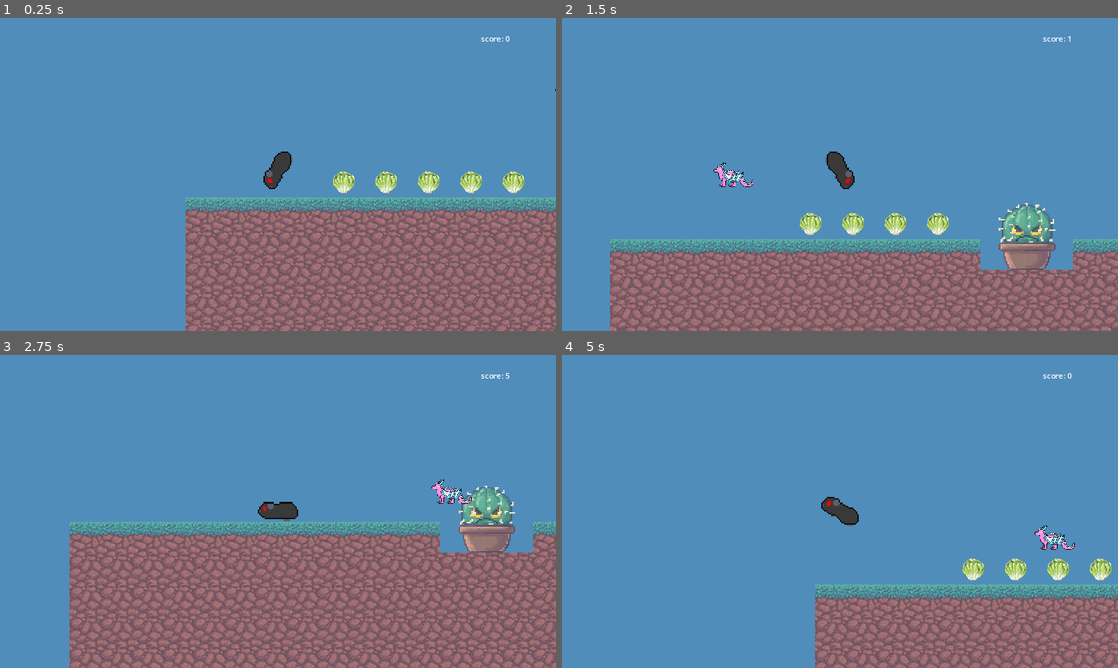
Above: before the commit, frames 1-4 (two rows, left to right).
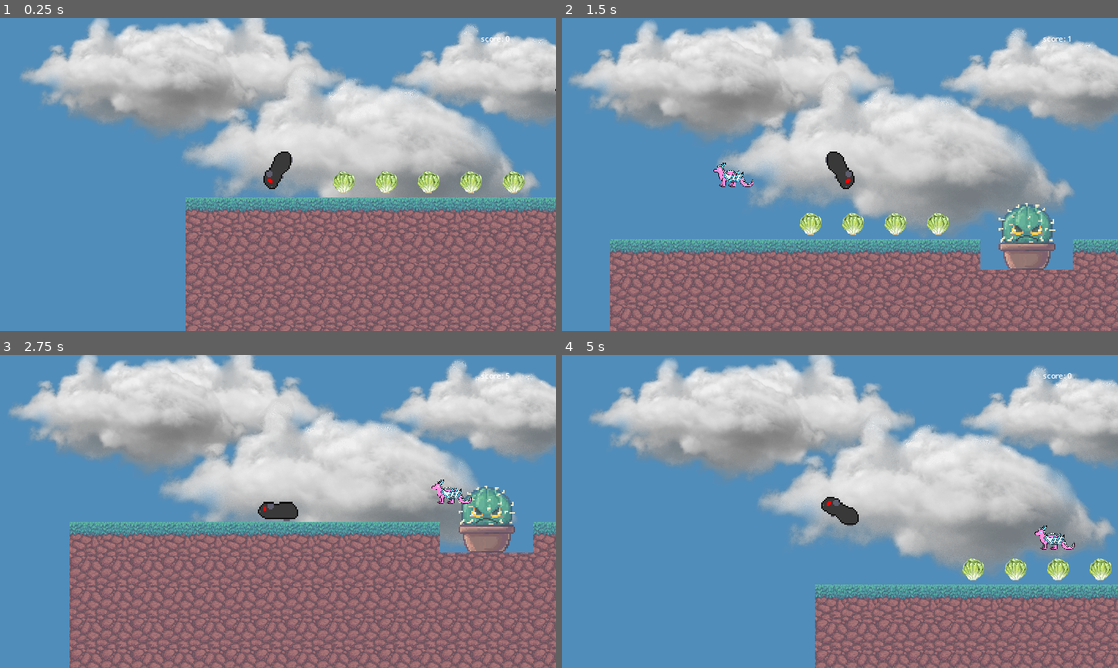
Above: after the commit, the same moments.

Repository: squidink7/RevengeOfThePeeg
Game: Godot game, scene res://scenes/game_world.tscn
Same seed, same stepped clock (60 frames per second), same inputs: the game is played once before the commit and once after it.
Inputs:
- Up to frame 1 (0.25 s): no input
- Up to frame 2 (1.5 s): hold D (move_right) from 0.53 s (still down); tap Space (jump) at 0.77 s
- Up to frame 3 (2.75 s): tap Space (jump) at 1.52 s; release D (move_right) at 2.03 s; hold A (move_left) from 2.03 s (still down)
- Up to frame 4 (5 s): release A (move_left) at 2.78 s; hold D (move_right) 2.78-4.28 s; tap Space (jump) at 3.02, 3.77, 4.52 s; hold A (move_left) from 4.28 s (still down)

The runs differ from the first frame. In frame 1, 35% of the frame differs, in the area x 3-100%, y 0-58%; in frame 2, 37%, in the area x 1-100%, y 0-70%; in frame 3, 34%; in frame 4, 37%.

Commit message:
add clouds

Diff:
--- a/scenes/game_world.tscn
+++ b/scenes/game_world.tscn
@@ -9,6 +9,8 @@
 [ext_resource type="PackedScene" path="res://prefabs/cactus.tscn" id="7_tjgd4"]
 [ext_resource type="Texture2D" uid="uid://4ojmsalcg5xh" path="res://assets/Untitled_Artwork.png" id="8_bo6sx"]
 [ext_resource type="Script" path="res://scenes/dragon_fly.gd" id="9_7nu42"]
+[ext_resource type="Texture2D" uid="uid://bisb2xbpv3scn" path="res://assets/cloud1.png" id="10_o47ie"]
+[ext_resource type="Texture2D" uid="uid://dwao0jaim1ww0" path="res://assets/cloud2.png" id="11_xk5ab"]
 
 [sub_resource type="TileSetAtlasSource" id="TileSetAtlasSource_bpw6g"]
 texture = ExtResource("1_j6k4r")
@@ -116,3 +118,26 @@
 "": SubResource("AnimationLibrary_heam1")
 }
 script = ExtResource("9_7nu42")
+
+[node name="ParallaxBackground2" type="ParallaxBackground" parent="."]
+
+[node name="ParallaxLayer" type="ParallaxLayer" parent="ParallaxBackground2"]
+motion_scale = Vector2(0.1, 0.1)
+
+[node name="Cloud1" type="Sprite2D" parent="ParallaxBackground2/ParallaxLayer"]
+position = Vector2(320, 80)
+scale = Vector2(0.3, 0.3)
+texture = ExtResource("10_o47ie")
+
+[node name="Cloud3" type="Sprite2D" parent="ParallaxBackground2/ParallaxLayer"]
+position = Vector2(984, 80)
+scale = Vector2(0.325, 0.313285)
+texture = ExtResource("11_xk5ab")
+
+[node name="ParallaxLayer2" type="ParallaxLayer" parent="ParallaxBackground2"]
+motion_scale = Vector2(0.2, 0.2)
+
+[node name="Cloud2" type="Sprite2D" parent="ParallaxBackground2/ParallaxLayer2"]
+position = Vector2(616, 192)
+scale = Vector2(0.5, 0.5)
+texture = ExtResource("11_xk5ab")
Binary file added: assets/cloud1.png
Not shown, added: assets/cloud1.png.import
Binary file added: assets/cloud2.png
Not shown, added: assets/cloud2.png.import
Not shown: 1 places in scenes/game_world.tscn that only renumber resources
